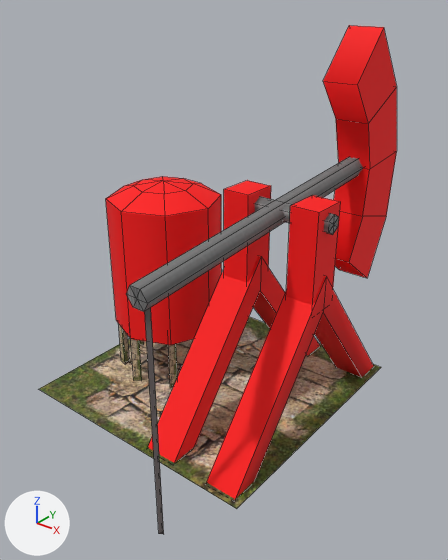
The OBJ model assets/models/mine-factory-02.obj: old version first, new version second.
One viewpoint serves both versions: a 50 mm lens placed at (2.72, -3.27, 2.96), pointed at (0.09, 0.01, 0.92). The axes (+X, +Y, +Z) are drawn at lower left. The lights are the same throughout. Mesh edges are drawn as thin lines. Where no turn or scale is listed for an object, it has been applied to the vertices. Vertices at the same position are counted once.

Names of what the first picture shows: 'mine-factory-02'.
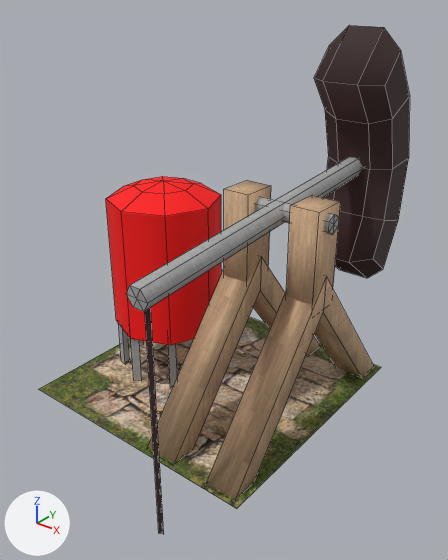
Location of each change, [x1, y1, x2, y2] in pixels of the pictures (448 x 560 px):
```json
{"object": "mine-factory-02", "change": "recoloured, reshaped", "before": [39, 25, 397, 534], "after": [39, 25, 410, 534], "on screen": "red to brown"}
{"part": 1, "of": "me_mine_factory_02", "change": "built on", "before": [349, 28, 397, 278], "after": [314, 26, 410, 278]}
{"part": 2, "of": "me_mine_factory_02", "change": "recoloured", "before": [118, 324, 177, 387], "after": [118, 324, 177, 387], "on screen": "brown to grey"}
{"part": 3, "of": "me_mine_factory_02", "change": "recoloured", "before": [323, 25, 384, 278], "after": [323, 25, 384, 278], "on screen": "red to black"}
{"part": 4, "of": "me_mine_factory_02", "change": "recoloured", "before": [148, 180, 373, 499], "after": [148, 180, 373, 499], "on screen": "red to brown"}
{"part": 5, "of": "me_mine_factory_02", "change": "recoloured", "before": [126, 157, 363, 312], "after": [126, 157, 363, 312]}
```

Edits to the scene script, one JSON object a line:
```json
{"op": "add", "block": "img_metal_seamless_04_jpg", "code": ["img_metal_seamless_04_jpg = load_image('metal-seamless-04.jpg', 'metal-seamless-04.jpg', 248, 248, 'sRGB')"]}
{"op": "add", "block": "img_wood_seamless_02_jpg", "code": ["img_wood_seamless_02_jpg = load_image('wood-seamless-02.jpg', 'wood-seamless-02.jpg', 248, 248, 'sRGB')"]}
{"op": "set", "path": "mat_rubber.base_color", "old": "(0.149, 0.125, 0.125)", "new": "(0.0392, 0.0157, 0.0157)", "note": "dark grey #6c6363 -> brown #382222"}
{"op": "add", "block": "mat_light_metal", "code": ["mat_light_metal = principled_material('light_metal')", "mat_light_metal.texture = img_metal_seamless_04_jpg", "mat_light_metal.roughness = 0.775"]}
{"op": "add", "block": "mat_wood", "code": ["mat_wood = principled_material('wood')", "mat_wood.texture = img_wood_seamless_02_jpg", "mat_wood.roughness = 0.775"]}
{"block": "me_mine_factory_02", "where": "# used by ob_mine_factory_02; location = (0.0, 0.0, 0.0)"}
{"op": "remove", "block": "me_mine_factory_02", "code": "me_mine_factory_02.from_pydata(...)  # 198 vertices, 208 faces; spans x -1.0..1.0, y -1.31..1.49, z -0.3..2.66"}
{"op": "add", "block": "me_mine_factory_02", "code": "me_mine_factory_02.from_pydata(...)  # 218 vertices, 228 faces; spans x -1.0..1.0, y -1.31..1.49, z -0.3..2.66"}
{"block": "me_mine_factory_02", "change": "me_mine_factory_02 part 1"}
{"block": "me_mine_factory_02", "change": "8 faces are deleted"}
{"block": "me_mine_factory_02", "change": "20 vertices are added at x 0.29..0.84, y 0.81..1.4, z 0.81..2.52"}
{"block": "me_mine_factory_02", "change": "28 new faces join them, mat_rubber (brown #382222)"}
{"block": "me_mine_factory_02", "change": "me_mine_factory_02 part 2: 72 faces spanning x -0.9..-0.05, y -0.44..0.41, z 0.0..0.54 switch from mat_mat_2 (picture img_grass_seamless_01_bricked_1_jpg) to mat_light_metal (picture img_metal_seamless_04_jpg)"}
{"block": "me_mine_factory_02", "change": "me_mine_factory_02 part 3: 10 faces spanning x 0.43..0.7, y 0.7..1.49, z 0.67..2.66 switch from mat_team (red #ff0000) to mat_rubber (brown #382222)"}
{"block": "me_mine_factory_02", "change": "me_mine_factory_02 part 4: 32 faces spanning x 0.17..0.94, y -0.95..0.98, z -0.01..1.68 switch from mat_team (red #ff0000) to mat_wood (picture img_wood_seamless_02_jpg)"}
{"block": "me_mine_factory_02", "change": "me_mine_factory_02 part 5: 36 faces spanning x 0.16..0.97, y -1.31..1.35, z 1.39..1.75 switch from mat_mat_4 (picture img_metal_seamless_03_jpg) to mat_light_metal (picture img_metal_seamless_04_jpg)"}
```
